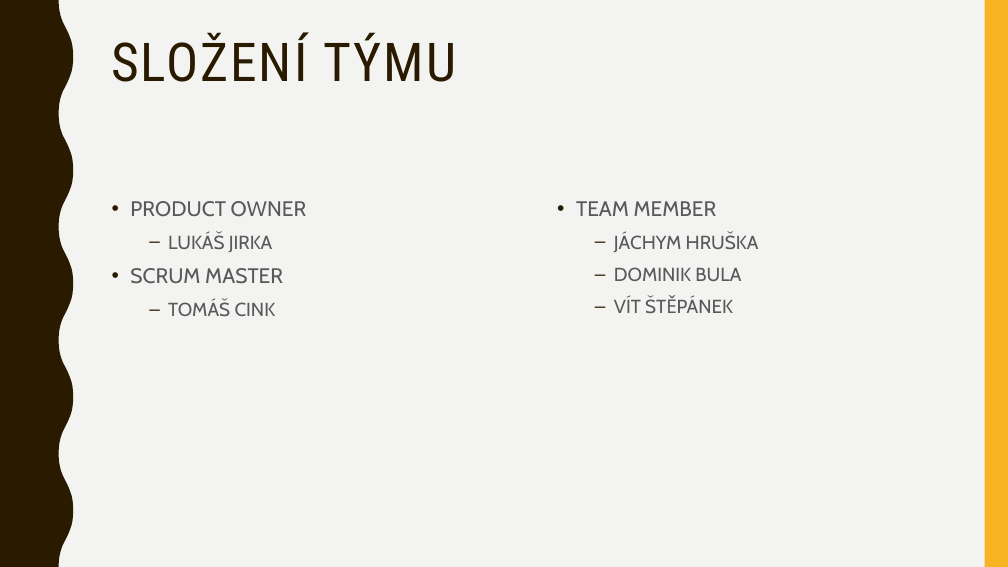
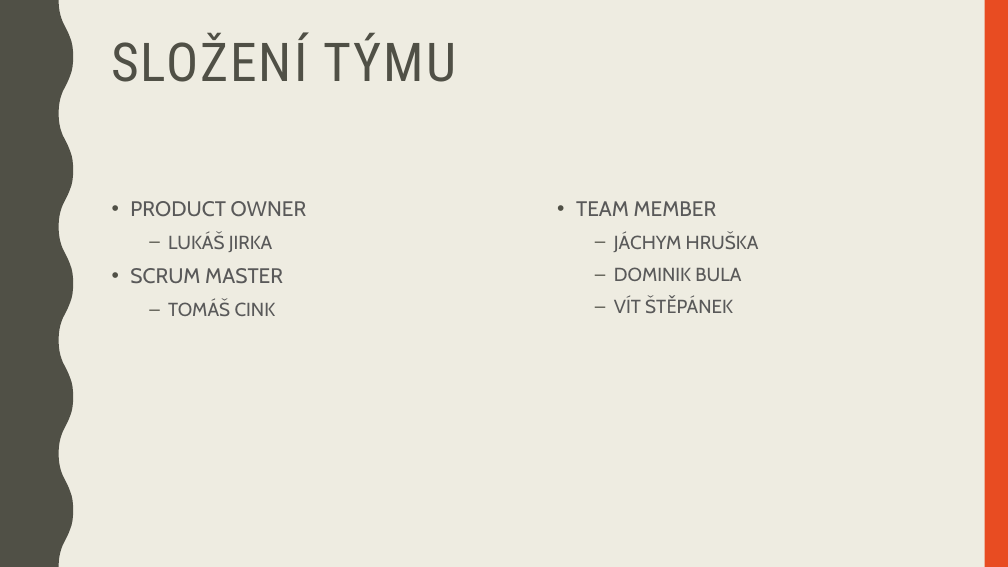
Before and after one commit to hruska07/Apollo13, a slide deck: slide 3 of docs/Apollo 13 - Logos Polytechnikos.pptx. Drawn at 1008x567 pixels with LibreOffice and Linux fonts; fonts in the diff are those of the drawing. Boxes give left, top, right and bottom in pixels: in the first picture for what was removed or moved away, otherwise in the second. Text is boxed around its words. In the diff, an @@ line names an element or a change of style, - is before the commit and + after.

Commit message:
colour

```diff
--- a/docs/Apollo 13 - Logos Polytechnikos.pptx
+++ b/docs/Apollo 13 - Logos Polytechnikos.pptx
@@ background #F3F3F2 to #EEECE1 @@
@@ freeform shape at [0, 0, 73, 567]: fill #2A1A00 to #505046 @@
@@ rectangle at [985, 0, 1008, 567]: fill #F8B323 to #E84C22 @@
@@ title "SLOŽENÍ TÝMU" at [111, 33, 456, 82]: text colour #2A1A00 to #505046 @@
@@ text "PRODUCT OWNER" at [130, 201, 307, 316]: bullet colour #2A1A00 to #505046 @@
@@ text "TEAM MEMBER" at [576, 201, 759, 313]: bullet colour #2A1A00 to #505046 @@
```
Also in this commit, not shown: 9 other slides changed.
